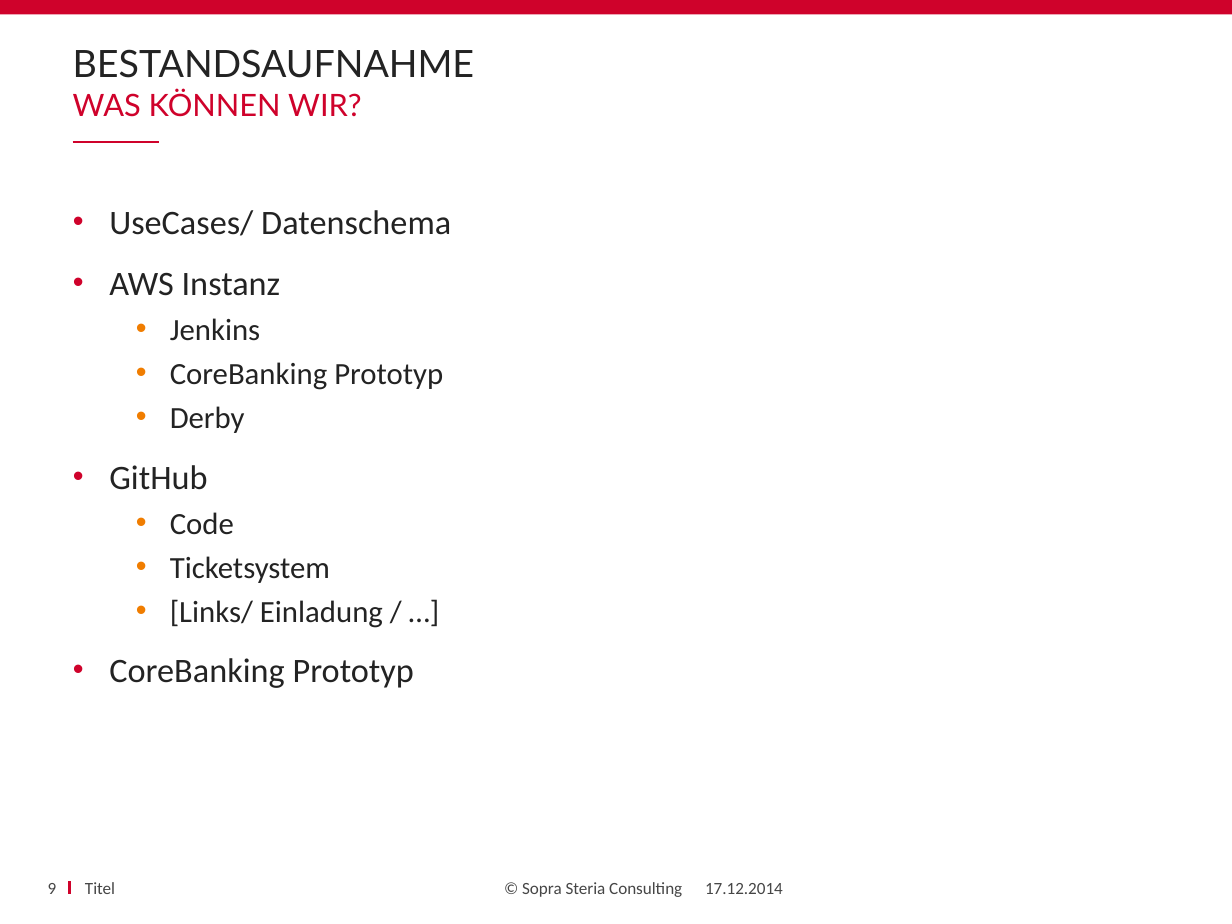
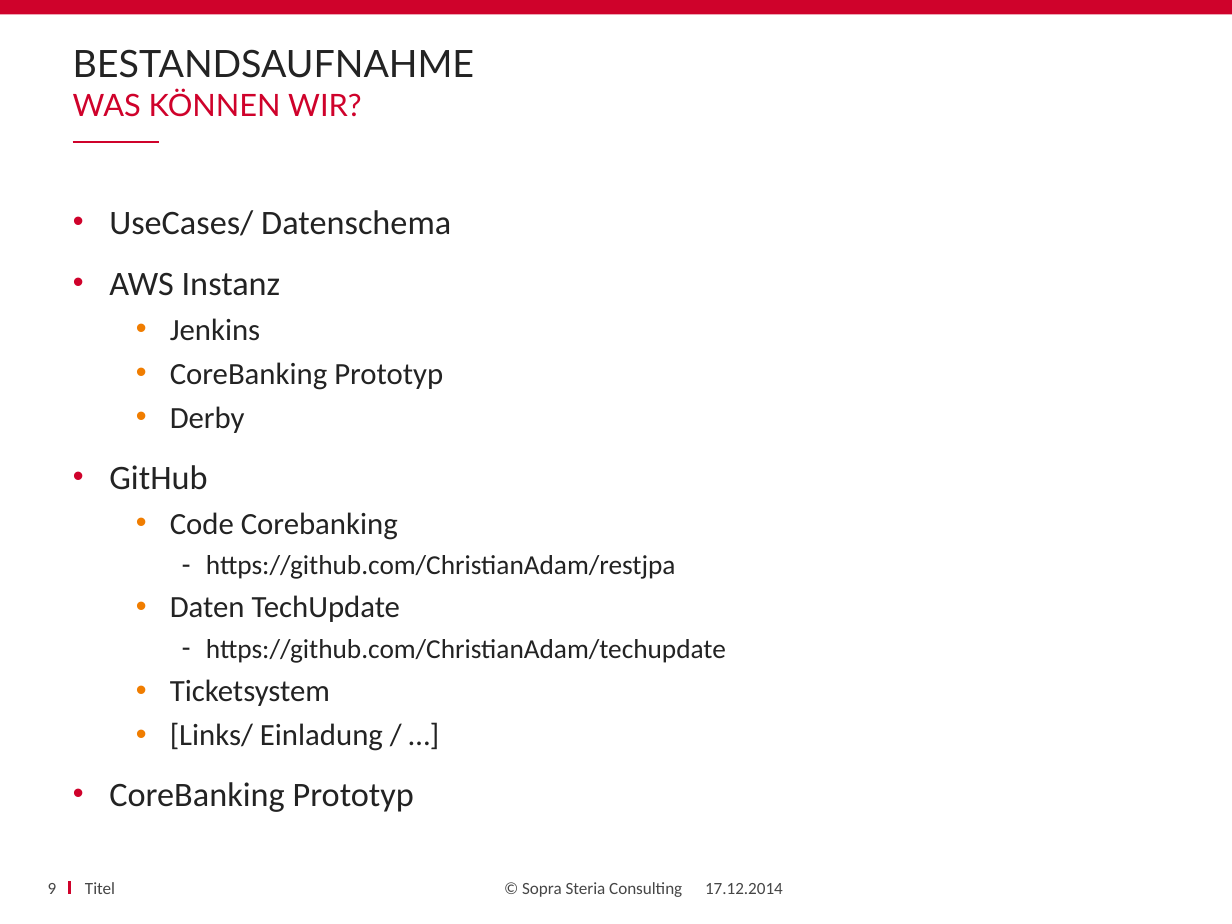
Before and after one commit to amueller0011stad/techupdate, a slide deck: slide 9 of TechUpdate_Status.pptx. Drawn at 1232x924 pixels with LibreOffice and Linux fonts; fonts in the diff are those of the drawing; background and template pictures are left out. Boxes give left, top, right and bottom in pixels: in the first picture for what was removed or moved away, otherwise in the second. Text is boxed around its words. In the diff, an @@ line names an element or a change of style, - is before the commit and + after.

```diff
--- a/TechUpdate_Status.pptx
+++ b/TechUpdate_Status.pptx
@@ text at <box>170,512,726,663</box>: text changed; size 18 to 16 pt @@
-  • Code
+  • Code Corebanking
+    ‐ https://github.com/ChristianAdam/restjpa
+  • Daten TechUpdate
+    ‐ https://github.com/ChristianAdam/techupdate
```
Also in this commit, not shown: 1 slide added.
